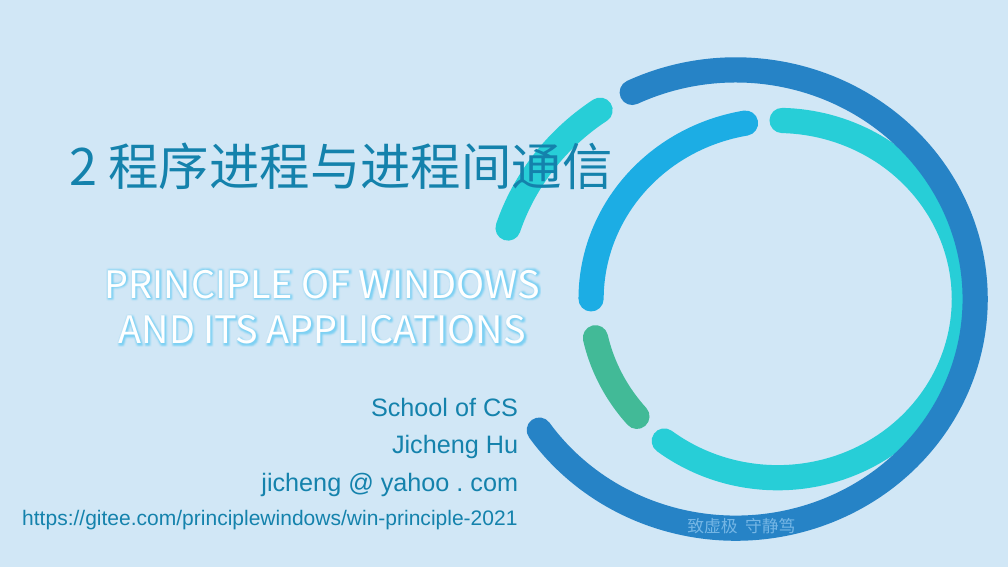
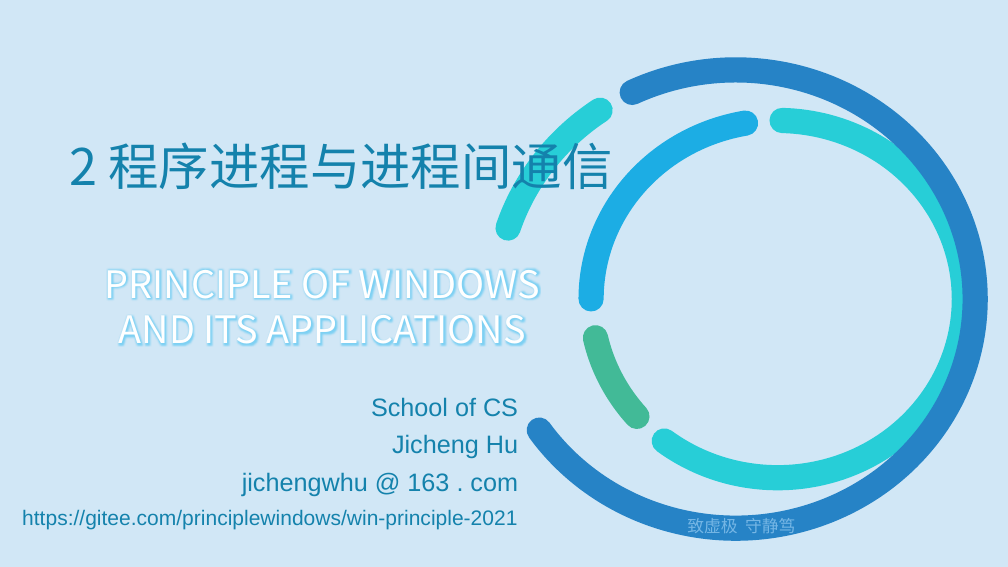
Before and after one commit to principleWindows/win-principle-2021, a slide deck: slide 1 of slides/instruction/principleWindows_2.pptx. Drawn at 1008x567 pixels with LibreOffice and Linux fonts; fonts in the diff are those of the drawing; background and template pictures are left out. Boxes give left, top, right and bottom in pixels: in the first picture for what was removed or moved away, otherwise in the second. Text is boxed around its words. In the diff, an @@ line names an element or a change of style, - is before the commit and + after.

```diff
--- a/slides/instruction/principleWindows_2.pptx
+++ b/slides/instruction/principleWindows_2.pptx
@@ text at <box>242,472,518,497</box>: text changed @@
-jicheng @ yahoo . com
+jichengwhu @ 163 . com
```
Also in this commit, not shown: 9 other files.
